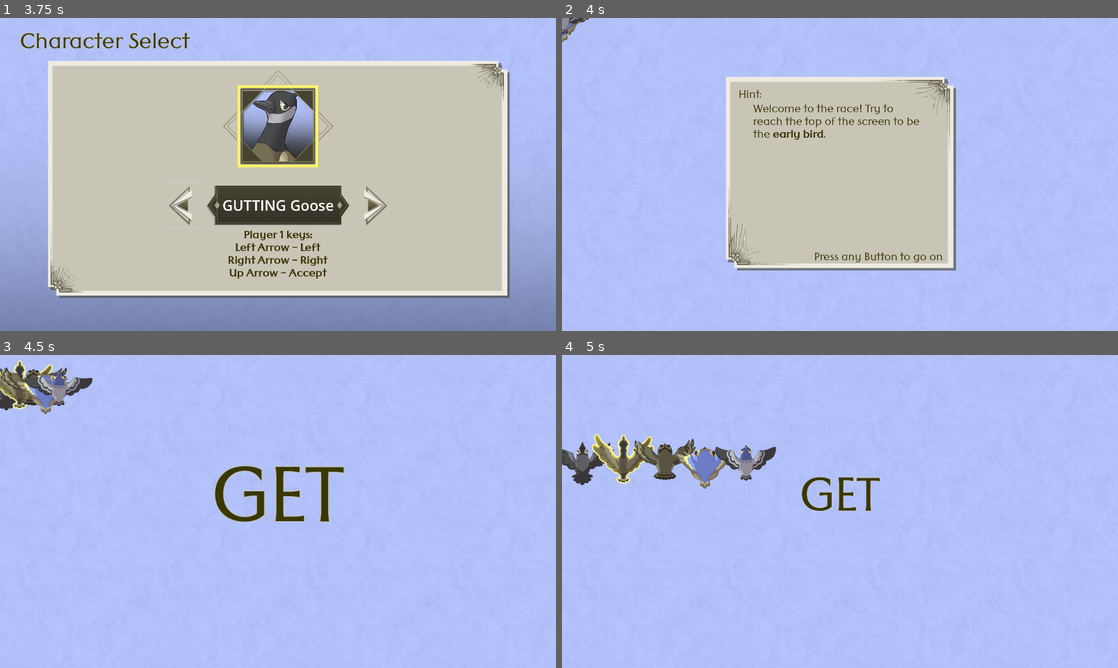
Above: before the commit, frames 1-4 (two rows, left to right).
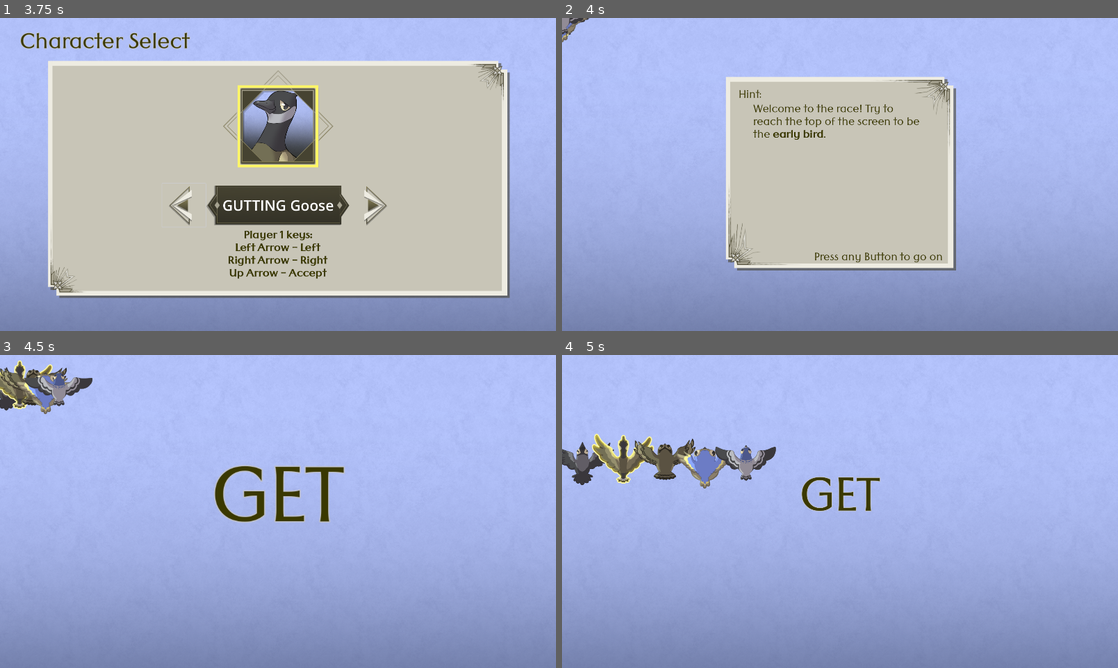
Above: after the commit, the same moments.

Repository: Armag3ddon/igjam2026_2
Game: Godot game, scene res://scenes/Menu.tscn
The game is run twice, just before and just after one commit, with the same random seed, the same clock (stepped at 60 frames per second) and the same inputs.
Inputs (mouse positions are in pixels of both pictures, inside the frame that each line leads up to):
- Up to frame 1 (3.75 s): click "Start: 1 Player" at 0.5 s; click (183, 205) at 1.25 s; click (372, 205) at 2 s; tap Enter at 2.75 s; hold Right (PlayerOne_Right) 2.78-3.53 s; hold Up (PlayerOne_Accept) 2.78-3.53 s; tap W (PlayerTwo_Accept) at 3.5, 3.6 s; hold Left (PlayerOne_Left) from 3.53 s (still down)
- Up to frame 2 (4 s): keep holding Left (PlayerOne_Left)
- Up to frame 3 (4.5 s): tap Enter at 4.25 s; release Left (PlayerOne_Left) at 4.28 s; hold Right (PlayerOne_Right) from 4.28 s (still down); hold Up (PlayerOne_Accept) from 4.28 s (still down)
- Up to frame 4 (5 s): keep holding Right (PlayerOne_Right); keep holding Up (PlayerOne_Accept)

Frame 1 is identical in both runs. In frame 2, 28% of the frame differs, in the area x 0-100%, y 64-100%; in frame 3, 35%; in frame 4, 35%.

Commit message:
Add background gradient to game sky

Diff:
--- a/scenes/game.tscn
+++ b/scenes/game.tscn
@@ -5,6 +5,7 @@
 [ext_resource type="Texture2D" uid="uid://eosp03n8w2e7" path="res://assets/sky_pattern.jpg" id="2_gee14"]
 [ext_resource type="PackedScene" uid="uid://k51o25eo52s0" path="res://scenes/effects/Clouds.tscn" id="3_iywne"]
 [ext_resource type="PackedScene" uid="uid://ce4nixnltsoe2" path="res://scenes/cards.tscn" id="3_lnu2h"]
+[ext_resource type="Texture2D" uid="uid://capn2wu57v0hm" path="res://assets/sky_gradient.png" id="3_vtaks"]
 [ext_resource type="Script" uid="uid://bbedhuxl7hfem" path="res://scripts/central_text.gd" id="4_lbhrr"]
 [ext_resource type="Theme" uid="uid://q5s5iusaxso6" path="res://misc/menu_theme.tres" id="6_0tnpc"]
 [ext_resource type="AudioStream" uid="uid://boldp0u6yjsk8" path="res://assets/snd/Bird_Loop.mp3" id="6_u5sy4"]
@@ -18,6 +19,12 @@
 offset_bottom = 1080.0
 texture = ExtResource("2_gee14")
 stretch_mode = 1
+
+[node name="Gradient" type="TextureRect" parent="." unique_id=1176861867]
+offset_right = 1920.0
+offset_bottom = 1080.0
+texture = ExtResource("3_vtaks")
+expand_mode = 2
 
 [node name="Clouds" parent="." unique_id=1311127783 instance=ExtResource("3_iywne")]
 
